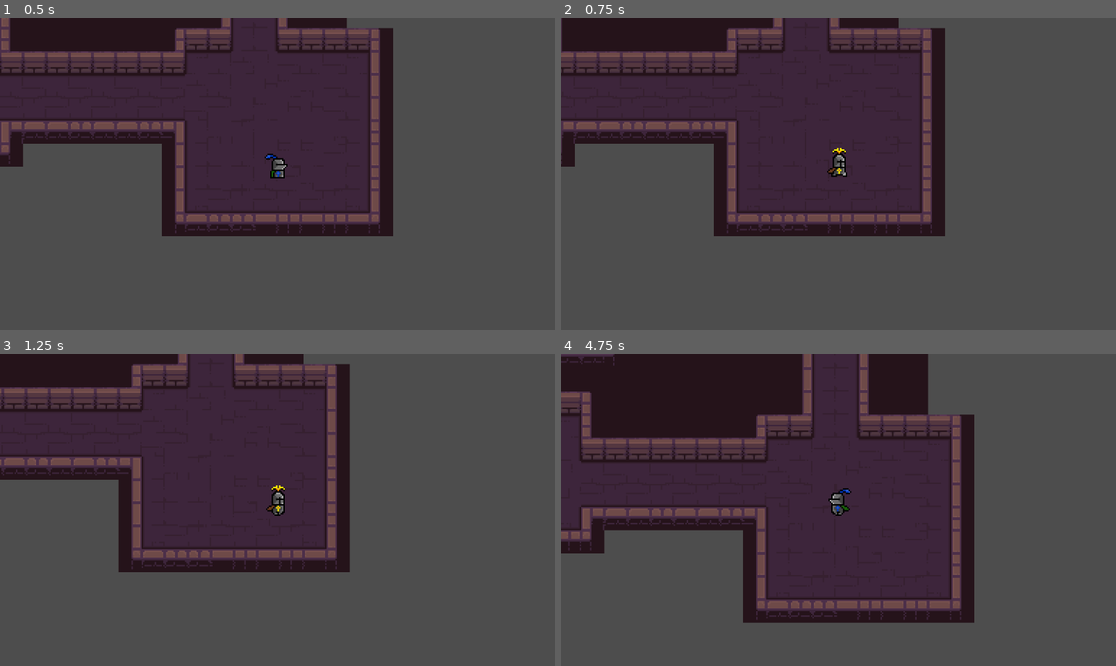
Above: before the commit, frames 1-4 (two rows, left to right).
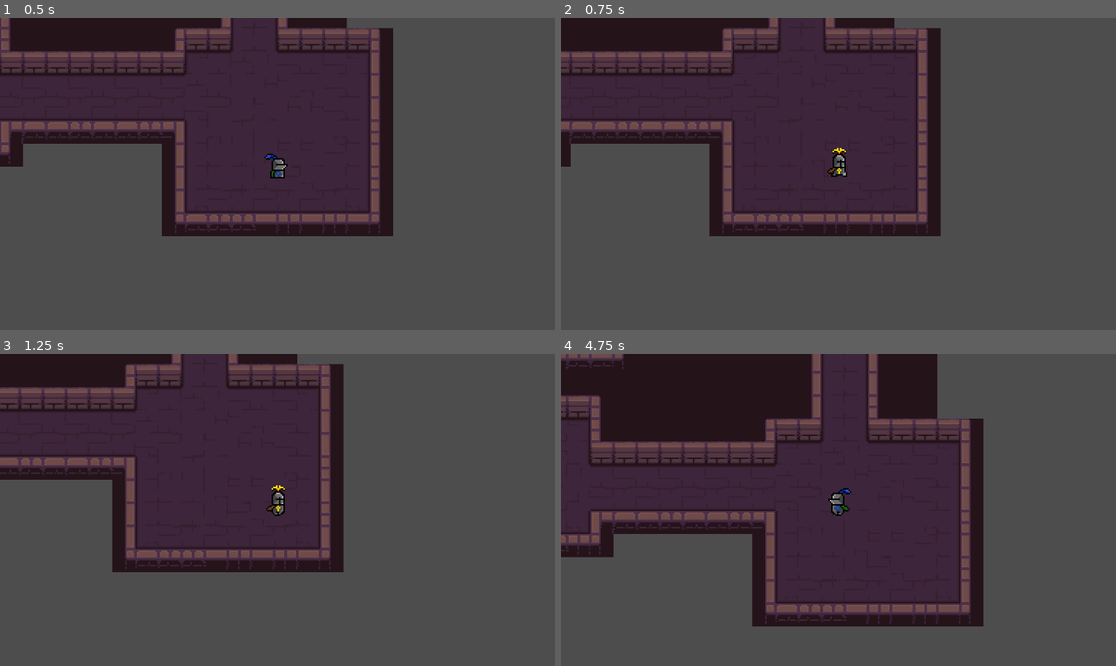
Above: after the commit, the same moments.

Repository: Mlee671/too-many-cats-
Game: Godot game, scene res://main/main.tscn
Two runs of this game, one before a commit and one after it. Both use one fixed random seed, a clock stepped at 60 frames per second and the inputs below.
Inputs (mouse positions are in pixels of both pictures, inside the frame that each line leads up to):
- Up to frame 1 (0.5 s): no input
- Up to frame 2 (0.75 s): move the mouse to (960, 158) at 0.52 s; hold Right (right) from 0.53 s (still down); right-click (960, 158) at 0.6 s
- Up to frame 3 (1.25 s): keep holding Right (right)
- Up to frame 4 (4.75 s): move the mouse to (727, 525) at 1.27 s; release Right (right) at 1.28 s; hold S (down) 1.28-2.03 s; tap Space (ability) at 1.35, 4.35 s; right-click (727, 525) at 1.55 s; move the mouse to (894, 441) at 2.02 s; hold Right (right) 2.03-2.78 s; right-click (894, 441) at 2.1 s; move the mouse to (810, 572) at 2.77 s; hold W (up) 2.78-3.53 s; click (810, 572) at 2.85 s; right-click (810, 572) at 3.05 s; move the mouse to (1005, 556) at 3.52 s; hold A (left) from 3.53 s (still down); right-click (1005, 556) at 3.6 s; move the mouse to (672, 463) at 4.27 s; right-click (672, 463) at 4.55 s

Frame 1 is identical in both runs. In frame 2, 4.5% of the frame differs, in the area x 0-70%, y 0-70%; in frame 3, 5.4%; in frame 4, 14%, in the area x 0-77%, y 0-88%.

Commit message:
prevents dodge carrying over between swaps (forces cooldown), velocity carries over between swapped characters (up to char's max speed)

Diff:
--- a/entities/player/character_manager.gd
+++ b/entities/player/character_manager.gd
@@ -1,5 +1,7 @@
 extends Node
 class_name character_manager
+
+signal swapping_character
 
 # the scene name of each character
 enum characters {blue_knight, yellow_knight}
@@ -16,15 +18,17 @@
 func _ready() -> void:
 	# loads all character nodes and adds them into an array
 	for c in characters:
-		character_nodes.append(load(path + c + ".tscn").instantiate())
+		var char_instance : main_character = load(path + c + ".tscn").instantiate()
+		character_nodes.append(char_instance)
 
-func _physics_process(delta: float) -> void:
+func _physics_process(_delta: float) -> void:
 	if Input.is_action_just_pressed("character_change"):
+		swapping_character.emit()
 		switch_next()
 
 func _do_switch(target_character: String = "") -> void:
-	var old_node = get_parent().get_node(NAME_OF_NODE)
-	var new_node
+	var old_node: main_character = get_parent().get_node(NAME_OF_NODE)
+	var new_node: main_character
 	if target_character != "":
 		new_node = character_nodes[characters.get(target_character)]
 	else:
@@ -34,11 +38,21 @@
 	new_node.global_position = old_node.global_position
 
 	var parent = old_node.get_parent()
+	# move receiver of the swapping signal (preventing state carryover, ideally)
+	if swapping_character.is_connected(old_node._on_swapping_character):
+		swapping_character.disconnect(old_node._on_swapping_character)
+	swapping_character.connect(new_node._on_swapping_character)
+
 	# replace instances - swap characters
 	parent.add_child(new_node)
 	parent.move_child(new_node, old_node.get_index())
 	parent.remove_child(old_node)
 	new_node.name = NAME_OF_NODE
+
+	# maintain speed - should not exceed character's maximum
+	var direction := old_node.velocity.normalized()
+	var speed: float = min(old_node.velocity.length(), new_node.stats.speed)
+	new_node.velocity = direction * speed
 
 func switch_next() -> void:
 	call_deferred("_do_switch")
--- a/entities/player/main_character.gd
+++ b/entities/player/main_character.gd
@@ -72,6 +72,12 @@
 	elif evade_flag == evadeState.COOLDOWN:
 		evade_flag = evadeState.READY
 
+func _on_swapping_character() -> void:
+	# dodge should skip straight to cooldown to prevent abuse
+	evade_flag = evadeState.COOLDOWN
+	handle_animation() # force change animation away from dodge
+	evade_timer.start(stats.evade_cd)
+
 ## Creates bullet instance and fires from sprite to target vector.
 func fire_gun(target: Vector2) -> void:
 	attack_cooldown = true
